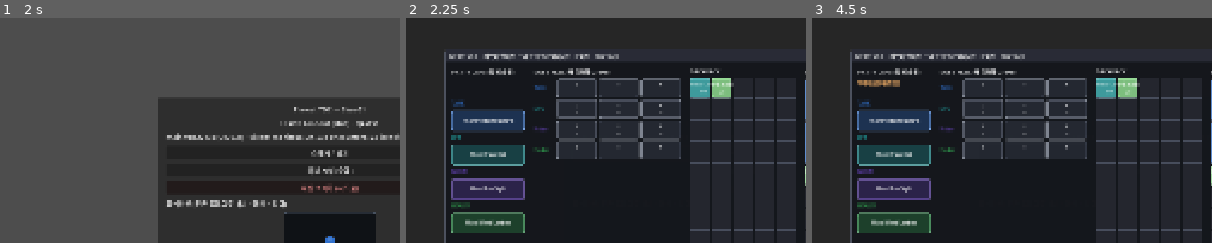
Above: before the commit, frames 1-3 (left to right).
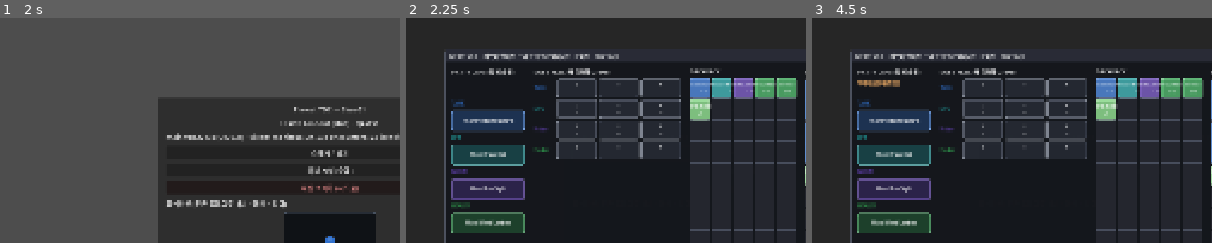
Above: after the commit, the same moments.

Repository: haepari1019/project_tdc_game
Game: Godot game, scene res://scenes/main.tscn
Two runs of this game, one before a commit and one after it. Both use one fixed random seed, a clock stepped at 60 frames per second and the inputs below.
Inputs:
- Up to frame 1 (2 s): click "Normal" at 0.5 s; click "Normal" at 1.25 s
- Up to frame 2 (2.25 s): click "스태시 / 금고" at 2 s
- Up to frame 3 (4.5 s): click "허브 시설 (승급)" at 2.75 s; click "저장 초기화 (시드로)" at 3.5 s; click "재료 모두 금고로 옮기기" at 4.25 s
The pictures show only the part of the screen within x 9-59%, y 0-50%; the shares and areas given below are measured in that part.

Frame 1 is identical in both runs. In frame 2, 2.7% of the frame differs, in the area x 71-98%, y 26-46%; in frame 3, 2.7%.

Commit message:
feat: P2-S6b-1a 스킬북 economy 로직 — 분석→해금→상점(ward_scrap) + 스타터 시드 정렬
S6b를 1a(로직, 헤드리스 검증) → 1b(허브 UI)로 분할. gear roll-table·affix는
고위험 게이트라 이연(ROADMAP §6 · refactor-risk).

economy (F-009 §3.5 / D-018 §7.1) — HubProfile:
- submit_analysis(baseId): +1 progress, N=3→shop_listing_unlocked. scriptorium T1
  게이트, 해금 후 의뢰 거부(중복 소멸 방지).
- buy_raw(baseId, tier): 해금 + scribe_shop Tier ceiling + ward_scrap 차감.
  가격 Basic 12/Adv 30/Master 60(스펙 정확). 캐스트가 인스턴스 그랜트.
- ward_scrap: 추출 성공 보상 15+생존자×5(데모 source — 스펙 미지정, DRIFT-060).
- Safe meta(SaveProfile 영속) + economy_changed 시그널(UI-029 후속).

starter 정렬 (F-009 §3.1.1): Backpack 시드 구 Ember(AB-037) → 스펙 스타터
Tank AB-033·DPS AB-028·Nuker AB-030·Healer AB-044+045 (신규 프로필/리셋 적용).

검증: hub_smoke 7 assertion(분석 1/3·3/3 해금·해금후 거부·scribe_shop 잠김·
scrap 부족·Basic 구매 −12·미해금 차단) + ci_smoke PASS.
다음: 1b 분석/상점 허브 UI. DRIFT-060·IMPL-DEC-20260623-020.

Co-Authored-By: Claude Opus 4.8 (1M context) <noreply@anthropic.com>

Diff:
--- a/scripts/autoload/backpack.gd
+++ b/scripts/autoload/backpack.gd
@@ -37,10 +37,14 @@
 	if _seeded:
 		return
 	_seeded = true
-	# loose carry seed = the demo starting kit. ONLY functional items now (no generic filler):
-	# lootable skillbook + revive consumable. Gear lives in equipped; haul drops in-run. (사용자 요청)
+	# F-009 §3.1.1 Hub Starter Skillbooks (StarterGrant) — 역할별 핵심 유틸 1권(Healer 2권), 분석 불요·
+	# 즉시 장착 가능. + 부활 소비. Gear는 equipped, haul은 런 중 드롭. (구 데모 Ember 스타터 → 스펙 정렬)
 	loose = [
-		{"id": "Ember Lance", "kind": "skillbook", "base_ability_id": "AB-037", "charges": 8, "charges_max": 8, "w": 1, "h": 1, "at_risk": true},
+		{"id": "Intercept Step", "kind": "skillbook", "base_ability_id": "AB-033", "charges": 6, "charges_max": 6, "w": 1, "h": 1, "at_risk": true},
+		{"id": "Guard Break Rhythm", "kind": "skillbook", "base_ability_id": "AB-028", "charges": 8, "charges_max": 8, "w": 1, "h": 1, "at_risk": true},
+		{"id": "Voltaic Interrupt", "kind": "skillbook", "base_ability_id": "AB-030", "charges": 6, "charges_max": 6, "w": 1, "h": 1, "at_risk": true},
+		{"id": "Hush Ward", "kind": "skillbook", "base_ability_id": "AB-044", "charges": 6, "charges_max": 6, "w": 1, "h": 1, "at_risk": true},
+		{"id": "Lifeline", "kind": "skillbook", "base_ability_id": "AB-045", "charges": 5, "charges_max": 5, "w": 1, "h": 1, "at_risk": true},
 		{"id": "con_revive_scroll", "kind": "consumable", "consumable_id": "con_revive_scroll", "count": 3, "w": 1, "h": 1},
 	]
 	# Worn starter Identity Gear per role (F-008 §3.7). Gear lives in equipped (Safe on death),
--- a/scripts/autoload/hub_profile.gd
+++ b/scripts/autoload/hub_profile.gd
@@ -6,14 +6,22 @@
 
 const FACILITY_IDS := ["barracks", "stash", "scriptorium", "scribe_shop", "armory", "quartermaster", "smithy", "chapel"]
 # 영속 = SaveProfile 단일 파일(user://save.json)의 "hub" 섹션 (구 user://hub_profile.json은 1회 마이그레이션).
+# Skillbook economy (F-009 §3.5 / D-018 §7.1) — 분석 의뢰 N=3 → 상점 해금; 생본 가격 ward_scrap/tier.
+const ANALYSIS_REQUIRED := 3
+const SHOP_PRICE := {"Basic": 12, "Advanced": 30, "Master": 60}   # ward_scrap, D-018 §7.1
+const TIER_RANK := {"Basic": 1, "Advanced": 2, "Master": 3}       # vs shop_tier_ceiling (scribe_shop Tier)
 
 signal facilities_changed()
 signal vault_changed()
+signal economy_changed()   # analysis progress / shop unlock / ward_scrap changed (UI-029 후속)
 
 var facilities: Dictionary = {}        # facilityId -> facilityTier (int, ≥0)
 var hub_haul_vault: Dictionary = {}    # haulMaterialId -> qty (Safe only)
 var quest_completed: Dictionary = {}   # questId -> bool
 var enc_cleared: Dictionary = {}       # encounterId -> true (런 이벤트 퀘스트 판정용, B4)
+var analysis_progress: Dictionary = {} # baseAbilityId -> 분석 의뢰 누적 횟수 (Safe meta, F-009 §3.5)
+var shop_listing_unlocked: Dictionary = {}  # baseAbilityId -> bool (progress >= ANALYSIS_REQUIRED)
+var ward_scrap: int = 0                # 상점 통화 (D-018 §7.1 placeholder); 추출 성공 시 획득
 var persist: bool = true               # false면 디스크 저장/로드 skip (테스트 인스턴스용 — 실 save 미오염)
 var _q_dirty: bool = false
 
@@ -40,6 +48,9 @@
 		"hub_haul_vault": hub_haul_vault,
 		"quest_completed": quest_completed,
 		"enc_cleared": enc_cleared,
+		"analysis_progress": analysis_progress,
+		"shop_listing_unlocked": shop_listing_unlocked,
+		"ward_scrap": ward_scrap,
 	}
 
 
@@ -58,6 +69,9 @@
 	hub_haul_vault = d.get("hub_haul_vault", {})
 	quest_completed = d.get("quest_completed", {})
 	enc_cleared = d.get("enc_cleared", {})
+	analysis_progress = d.get("analysis_progress", {})
+	shop_listing_unlocked = d.get("shop_listing_unlocked", {})
+	ward_scrap = int(d.get("ward_scrap", 0))
 
 
 ## 테스트/디버그 — 허브 메타(시설 Tier/vault/퀘스트/ENC clear)를 초기 상태로 초기화.
@@ -66,10 +80,14 @@
 	hub_haul_vault = {}
 	quest_completed = {}
 	enc_cleared = {}
+	analysis_progress = {}
+	shop_listing_unlocked = {}
+	ward_scrap = 0
 	for f in FACILITY_IDS:
 		facilities[f] = 0
 	vault_changed.emit()
 	facilities_changed.emit()
+	economy_changed.emit()
 	save_profile()
 
 
@@ -208,3 +226,66 @@
 
 func shop_tier_ceiling() -> int:
 	return facility_tier("scribe_shop")   # 0=locked, 1=Basic, 2=Advanced
+
+
+# --- Skillbook economy (F-009 §3.5 / D-018 §7.1) ----------------------------------------------
+
+## Submit a skillbook for analysis (caller consumes the instance): +1 progress, unlock at N=3.
+## Returns {ok, progress, unlocked, reason}. Rejects if scriptorium locked / already unlocked
+## (no duplicate burn, F-009 §3.5). Safe meta — survives death.
+func submit_analysis(base_id: String) -> Dictionary:
+	if base_id.is_empty():
+		return {"ok": false, "reason": "invalid"}
+	if not can_analyze():
+		return {"ok": false, "reason": "facility"}        # scriptorium Tier 1 needed
+	if is_shop_unlocked(base_id):
+		return {"ok": false, "reason": "already_unlocked"} # 해금 후 의뢰 거부
+	var p := int(analysis_progress.get(base_id, 0)) + 1
+	analysis_progress[base_id] = p
+	var unlocked: bool = p >= ANALYSIS_REQUIRED
+	if unlocked:
+		shop_listing_unlocked[base_id] = true
+	economy_changed.emit()
+	save_profile()
+	return {"ok": true, "progress": p, "unlocked": unlocked, "reason": "ok"}
+
+
+func analysis_count(base_id: String) -> int:
+	return int(analysis_progress.get(base_id, 0))
+
+
+func is_shop_unlocked(base_id: String) -> bool:
+	return bool(shop_listing_unlocked.get(base_id, false))
+
+
+func scrap() -> int:
+	return ward_scrap
+
+
+## Grant ward_scrap (extraction reward / sale). No-op for ≤0.
+func add_scrap(n: int) -> void:
+	if n <= 0:
+		return
+	ward_scrap += n
+	economy_changed.emit()
+	save_profile()
+
+
+func shop_price(tier: String) -> int:
+	return int(SHOP_PRICE.get(tier, 999))
+
+
+## Buy a Raw (affix-less) skillbook of `base_id` (default Basic). Gated by unlock + scribe_shop Tier
+## ceiling + ward_scrap. Spends scrap on success; the CALLER grants the instance. {ok, reason, cost}.
+func buy_raw(base_id: String, tier: String = "Basic") -> Dictionary:
+	if not is_shop_unlocked(base_id):
+		return {"ok": false, "reason": "locked", "cost": 0}
+	if int(TIER_RANK.get(tier, 9)) > shop_tier_ceiling():
+		return {"ok": false, "reason": "tier_ceiling", "cost": shop_price(tier)}
+	var cost := shop_price(tier)
+	if ward_scrap < cost:
+		return {"ok": false, "reason": "scrap", "cost": cost}
+	ward_scrap -= cost
+	economy_changed.emit()
+	save_profile()
+	return {"ok": true, "reason": "ok", "cost": cost}
--- a/scripts/run/run_end_controller.gd
+++ b/scripts/run/run_end_controller.gd
@@ -101,6 +101,11 @@
 			casualties.append(String(m.class_id))   # ExtractCasualty (§3.0)
 		else:
 			survivors.append(String(m.class_id))
+	# ward_scrap 획득 (F-009 상점 통화 / D-018 §7.1) — 추출 성공 보상. base + 생존자당(데모 근사;
+	# 스펙은 source 미지정 → SPEC_DRIFT 로깅). 허브 상점 생본 구매 재화.
+	var hp_eco := get_node_or_null("/root/HubProfile")
+	if hp_eco != null and hp_eco.has_method("add_scrap"):
+		hp_eco.add_scrap(15 + survivors.size() * 5)
 	var safe_items := _collect_at_risk()             # At-Risk → Safe (전량, §3.6.1)
 	_inv.mark_run_inventory_safe()
 	if _inv.has_method("commit_loose_to_backpack"):
--- a/tools/hub_smoke.gd
+++ b/tools/hub_smoke.gd
@@ -45,6 +45,23 @@
 	_expect(sd.get_haul_drops("ENC-NORM-001").size() == 2, "haul_drops NORM-001 = 2행")
 	_expect(not sd.get_haul_drops("ENC-BOSS-001").is_empty(), "haul_drops BOSS-001 존재")
 
+	# F-009 §3.5 / D-018 §7.1 — Skillbook economy: 분석(N=3)→해금→상점 구매(ward_scrap).
+	_expect(String(hp.submit_analysis("AB-037").get("reason", "")) == "facility", "분석 — scriptorium 잠김 거부")
+	hp.facilities["scriptorium"] = 1   # 테스트: scriptorium T1 (분석 가능)
+	var r1: Dictionary = hp.submit_analysis("AB-037")
+	_expect(bool(r1.get("ok", false)) and int(r1.get("progress", 0)) == 1 and not bool(r1.get("unlocked", false)), "분석 1/3")
+	hp.submit_analysis("AB-037")
+	var r3: Dictionary = hp.submit_analysis("AB-037")
+	_expect(bool(r3.get("unlocked", false)) and hp.is_shop_unlocked("AB-037"), "분석 3/3 → 해금")
+	_expect(String(hp.submit_analysis("AB-037").get("reason", "")) == "already_unlocked", "해금 후 의뢰 거부")
+	_expect(String(hp.buy_raw("AB-037").get("reason", "")) == "tier_ceiling", "상점 — scribe_shop 잠김 차단")
+	hp.facilities["scribe_shop"] = 1   # 테스트: scribe_shop T1 (Basic 판매)
+	_expect(String(hp.buy_raw("AB-037").get("reason", "")) == "scrap", "상점 — scrap 부족 차단")
+	hp.add_scrap(30)
+	var buy: Dictionary = hp.buy_raw("AB-037")
+	_expect(bool(buy.get("ok", false)) and hp.scrap() == 18, "Basic 구매 -12 scrap (30→18)")
+	_expect(String(hp.buy_raw("AB-099").get("reason", "")) == "locked", "미해금 base 구매 차단")
+
 	hp.free()
 	if _ok:
 		print("HUB SMOKE PASSED")
Not shown, changed: IMPL_COVERAGE.md
Not shown, changed: docs/ROADMAP_P2_FullCoverage.md
Not shown, changed: docs/SPEC_DRIFT.md
Not shown, changed: docs/impl_decisions/ImplDecisionLog.md
